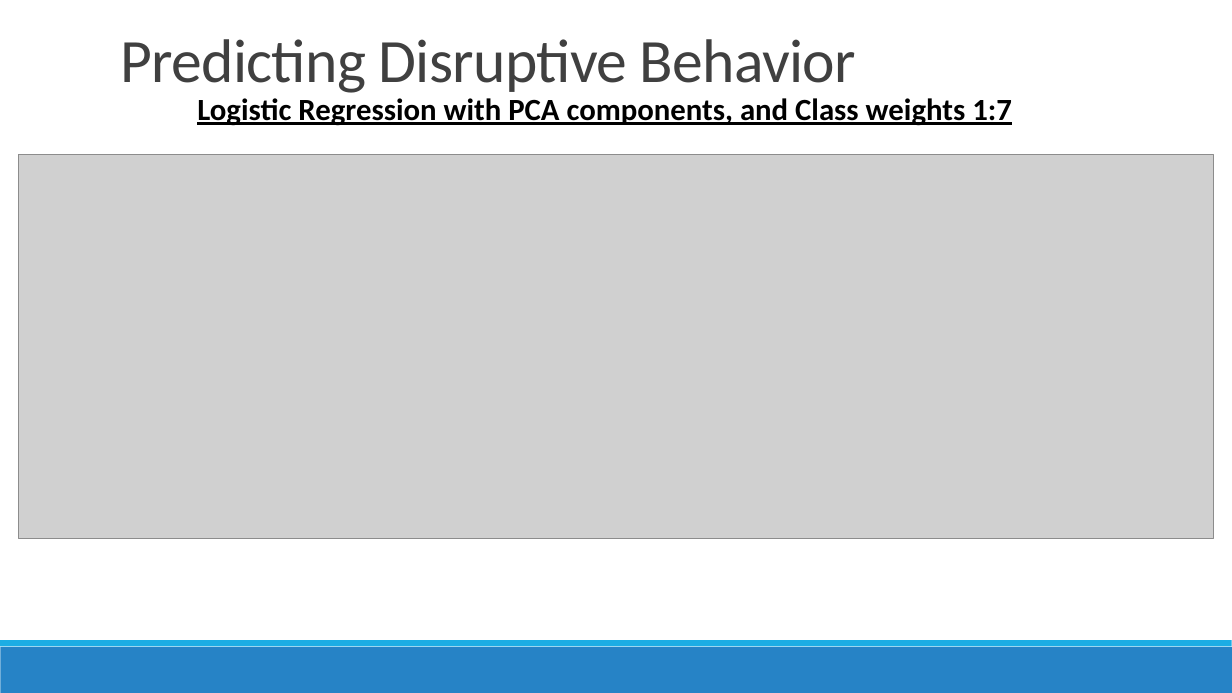
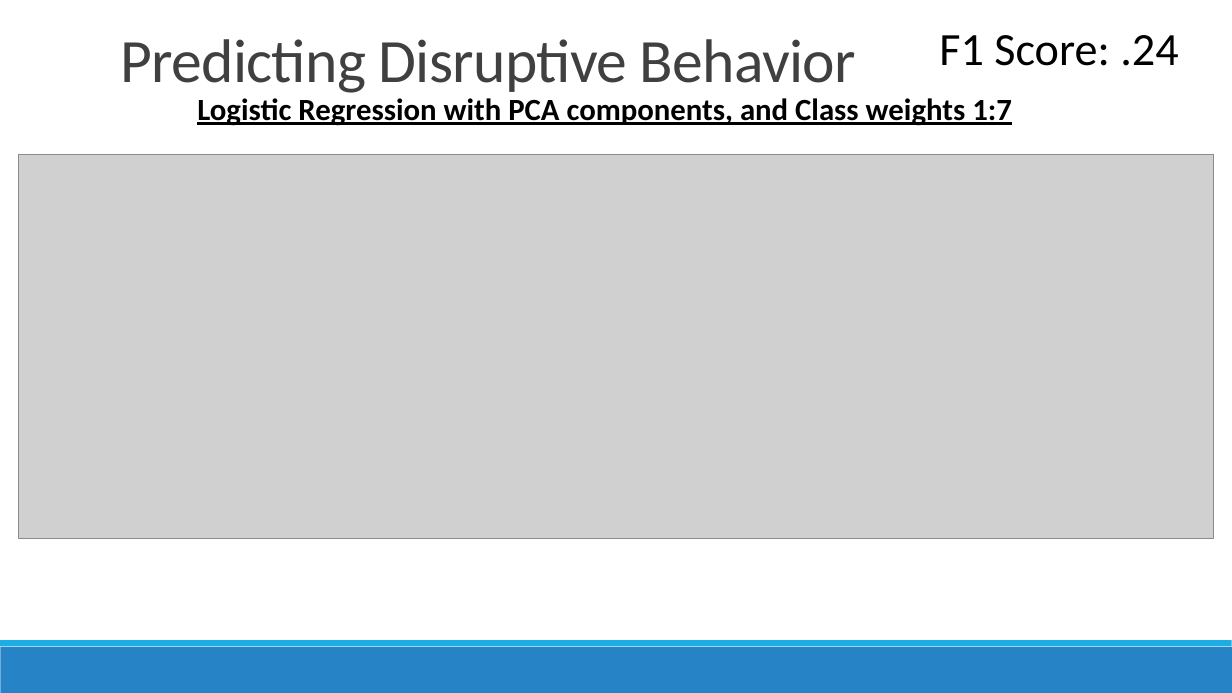
Before and after one commit to conditg/predicting-disruption, a slide deck: slide 17 of DisruptCapstone.pptx. Drawn at 1232x693 pixels with LibreOffice and Linux fonts; fonts in the diff are those of the drawing; grey boxes stand for pictures. Boxes give left, top, right and bottom in pixels: in the first picture for what was removed or moved away, otherwise in the second. Text is boxed around its words. In the diff, an @@ line names an element or a change of style, - is before the commit and + after.

```diff
--- a/DisruptCapstone.pptx
+++ b/DisruptCapstone.pptx
@@ text added at (939,35,1178,66), 36 pt, text #000000 @@
+F1 Score: .24
```
Also in this commit, not shown: 3 other slides changed.
